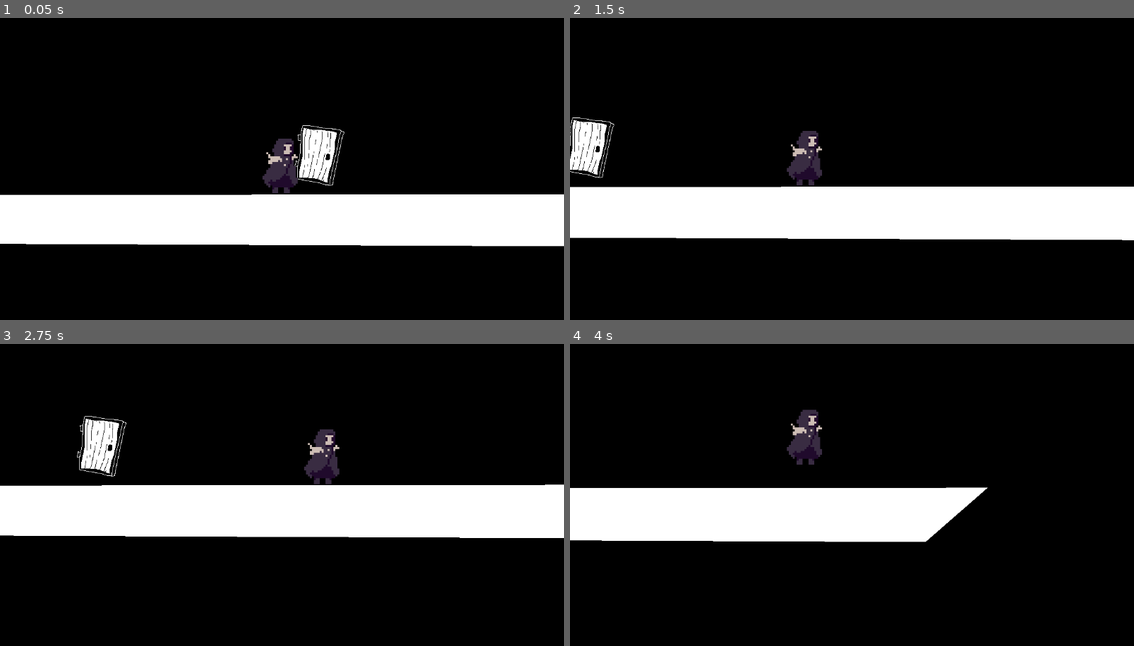
Above: before the commit, frames 1-4 (two rows, left to right).
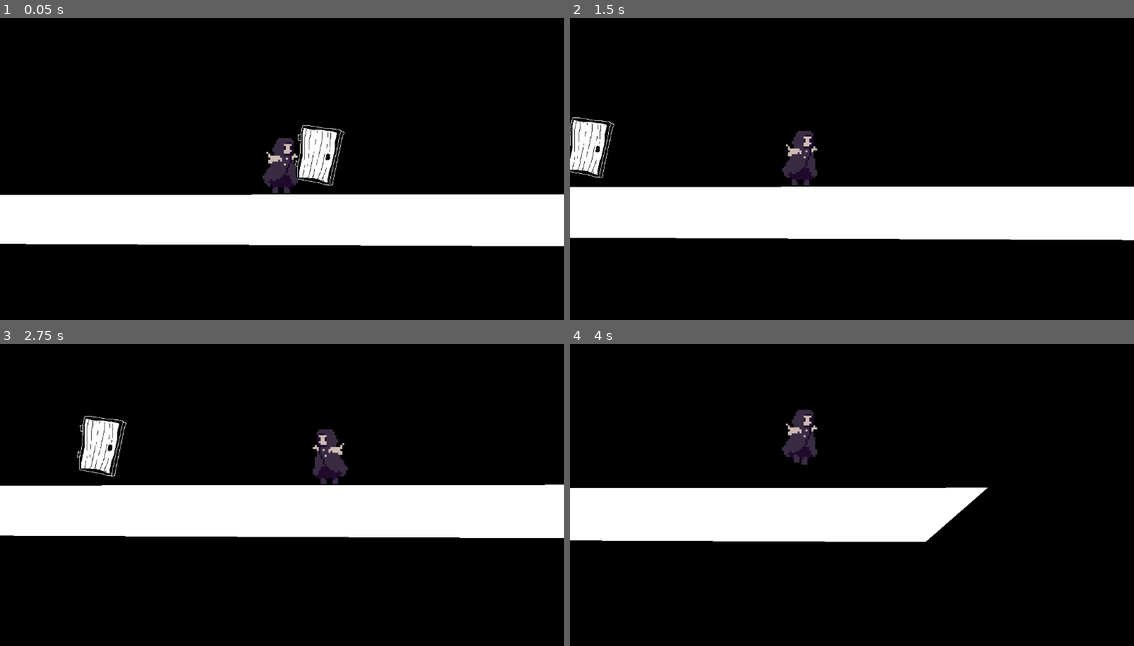
Above: after the commit, the same moments.

Repository: tewly27/Doorgeon
Game: Godot game, scene res://main.tscn
The game is run twice, just before and just after one commit, with the same random seed, the same clock (stepped at 60 frames per second) and the same inputs.
Inputs:
- Up to frame 1 (0.05 s): no input
- Up to frame 2 (1.5 s): hold D (move_right) from 0.53 s (still down); tap S (look_down) at 0.6 s; tap Space (jump) at 0.77 s; tap W (look_up) at 1.35 s
- Up to frame 3 (2.75 s): tap Space (jump) at 1.52 s; release D (move_right) at 2.03 s; hold A (move_left) from 2.03 s (still down); tap S (look_down) at 2.1 s
- Up to frame 4 (4 s): release A (move_left) at 2.78 s; hold D (move_right) from 2.78 s (still down); tap W (look_up) at 2.85 s; tap Space (jump) at 3.02, 3.77 s; tap S (look_down) at 3.6 s

The runs differ from the first frame. In frame 1, less than 0.1% of the frame differs, in the area x 46-53%, y 39-59%; in frame 2, 0.6%; in frame 3, 0.6%, in the area x 53-62%, y 28-47%; in frame 4, 0.6%.
Error before the commit: Invalid assignment of property or key 'flip_h' with value of type 'bool' on a base object of type 'null instance'. (res://scripts/player/player.gd:38)

Commit message:
c

Diff:
--- a/scenes/player/player.tscn
+++ b/scenes/player/player.tscn
@@ -1,7 +1,8 @@
-[gd_scene load_steps=8 format=3 uid="uid://3dde03ktiua5"]
+[gd_scene load_steps=9 format=3 uid="uid://3dde03ktiua5"]
 
 [ext_resource type="Script" path="res://scripts/player/player.gd" id="1_v56ng"]
 [ext_resource type="PackedScene" uid="uid://bo0jt2pkyo23n" path="res://scenes/player/camera.tscn" id="2_amrqj"]
+[ext_resource type="Script" path="res://addons/smoothing/smoothing_2d.gd" id="3_72x1j"]
 [ext_resource type="Texture2D" uid="uid://b6htk26yjfngn" path="res://graphics/player/walk.png" id="3_vqx7t"]
 
 [sub_resource type="RectangleShape2D" id="RectangleShape2D_j6t3t"]
@@ -12,7 +13,7 @@
 tracks/0/type = "value"
 tracks/0/imported = false
 tracks/0/enabled = true
-tracks/0/path = NodePath("sprite:frame")
+tracks/0/path = NodePath("Smoothing2D/sprite:frame")
 tracks/0/interp = 1
 tracks/0/loop_wrap = true
 tracks/0/keys = {
@@ -30,7 +31,7 @@
 tracks/0/type = "value"
 tracks/0/imported = false
 tracks/0/enabled = true
-tracks/0/path = NodePath("sprite:frame")
+tracks/0/path = NodePath("Smoothing2D/sprite:frame")
 tracks/0/interp = 1
 tracks/0/loop_wrap = true
 tracks/0/keys = {
@@ -63,14 +64,16 @@
 
 [node name="camera" parent="." instance=ExtResource("2_amrqj")]
 
-[node name="sprite" type="Sprite2D" parent="."]
+[node name="AnimationPlayer" type="AnimationPlayer" parent="."]
+libraries = {
+"": SubResource("AnimationLibrary_x45jy")
+}
+
+[node name="Smoothing2D" type="Node2D" parent="."]
+script = ExtResource("3_72x1j")
+
+[node name="sprite" type="Sprite2D" parent="Smoothing2D"]
 position = Vector2(0, -80)
 scale = Vector2(4, 4)
 texture = ExtResource("3_vqx7t")
 hframes = 12
-frame = 10
-
-[node name="AnimationPlayer" type="AnimationPlayer" parent="."]
-libraries = {
-"": SubResource("AnimationLibrary_x45jy")
-}
